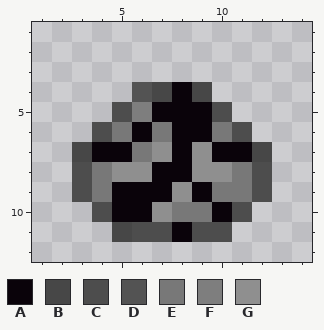
Pixel-art sprite: overrides/resources/basemetals/textures/items/adamantine_crushed.png. This is how it looked before the edit.
The file is 16x16 pixels. Colours within 5 levels of each other are drawn and written as one. Shown: x 1..14, y 1..12.
Palette (. is transparent): A #0a030a  B #474747  C #4d4d4d  D #535353  E #787878  F #7e7e7e  G #8f8f8f
Now the later version:
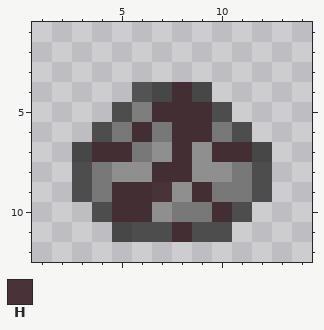
Colours new in this view: H #493238
The edit:
@@ palette @@
-A #0a030a
+A #432e34
@@ x 5..9 @@
  8 GGAAG
- 9 AAAGA
+ 9 AAHGA
 10 AAGEE
Changed places in both pictures, as pixel boxes (x1, y1, x2, y2):
changed: (92, 82, 252, 242)
